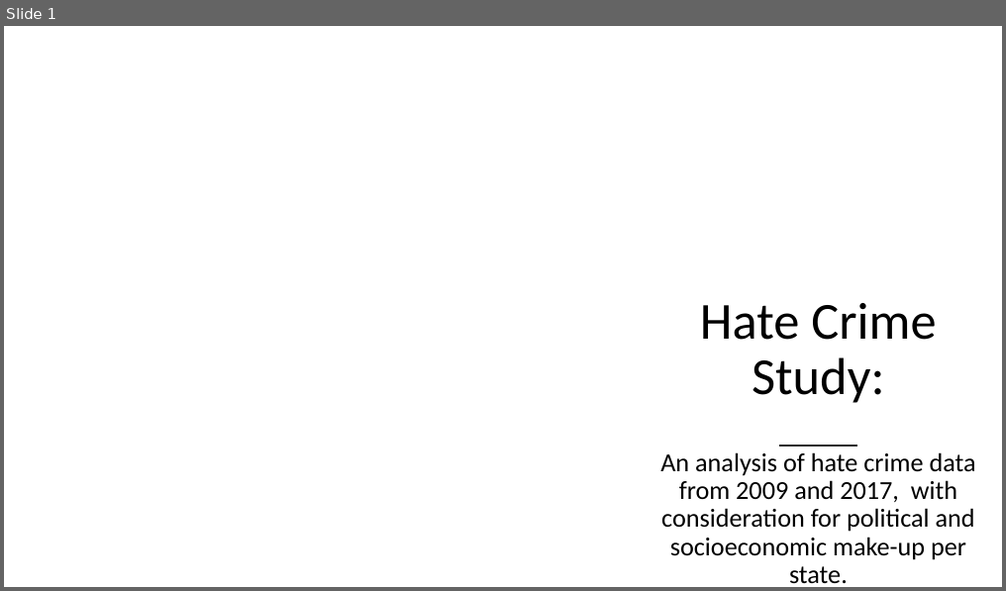
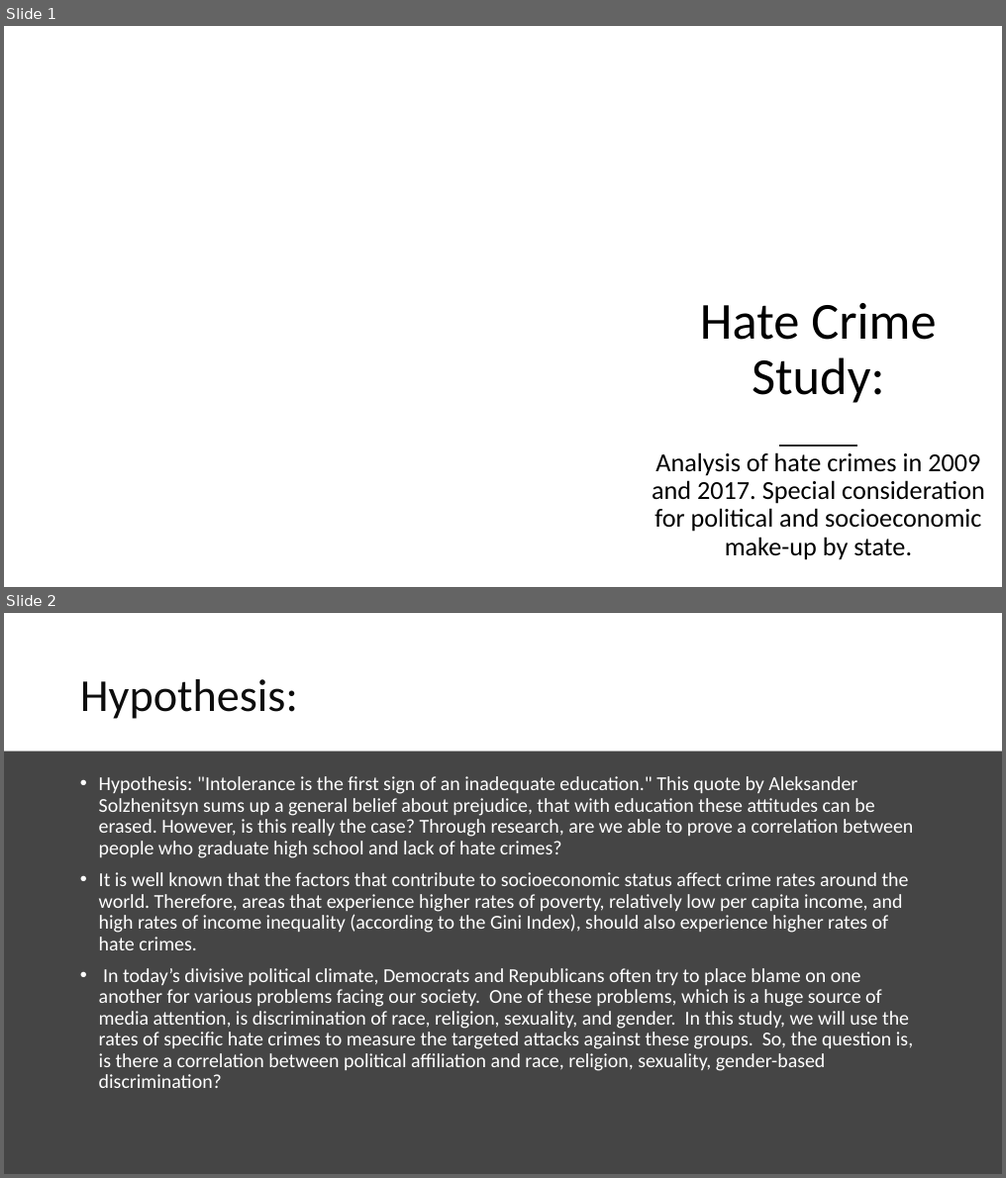
Before and after one commit to ZGrinacoff/Eight-Years-Later, a slide deck: Hate_Crime_Study.pptx. Shown one above the other, each under a label of ours: slide 1 before the commit, slides 1 and 2 after it. The pictures are 1006x591 and 1006x1178 pixels, drawn with LibreOffice and Linux fonts; fonts in the diff are those of the drawing; background and template pictures are left out. Boxes give left, top, right and bottom in pixels: in the first picture for what was removed or moved away, otherwise in the second. Text is boxed around its words. In the diff, an @@ line names an element or a change of style, - is before the commit and + after.

```diff
--- a/Hate_Crime_Study.pptx
+++ b/Hate_Crime_Study.pptx
@@ slide 2 added at [4,613,1002,1174], background #454545 @@
@@ rectangle added at [4,613,1002,752], fill #FFFFFF @@
@@ title added at [80,679,298,719], 44 pt, text #0D0D0D @@
+Hypothesis:
@@ rectangle added at [4,752,1002,1174], fill #454545 @@
@@ text added at [99,776,913,1088], 19 pt, text #FFFFFF @@
+• Hypothesis: "Intolerance is the first sign of an inadequate education." This quote by Aleksander Solzhenitsyn sums up a general belief about prejudice, that with education these attitudes can be erased. However, is this really the case? Through research, are we able to prove a correlation between people who graduate high school and lack of hate crimes?
+• It is well known that the factors that contribute to socioeconomic status affect crime rates around the world. Therefore, areas that experience higher rates of poverty, relatively low per capita income, and high rates of income inequality (according to the Gini Index), should also experience higher rates of hate crimes.
+• In today’s divisive political climate, Democrats and Republicans often try to place blame on one another for various problems facing our society. One of these problems, which is a huge source of media attention, is discrimination of race, religion, sexuality, and gender. In this study, we will use the rates of specific hate crimes to measure the targeted attacks against these groups. So, the question is, is there a correlation between political affiliation and race, religion, sexuality, gender-based discrimination?
@@ slide 1 changed as well @@
@@ subtitle at [651,453,985,561]: text changed @@
-An analysis of hate crime data from 2009 and 2017, with consideration for political and socioeconomic make-up per state.
+Analysis of hate crimes in 2009 and 2017. Special consideration for political and socioeconomic make-up by state.
```
Also in this commit, not shown: 3 other slides changed, 23 other slides added, 1 slide removed.
